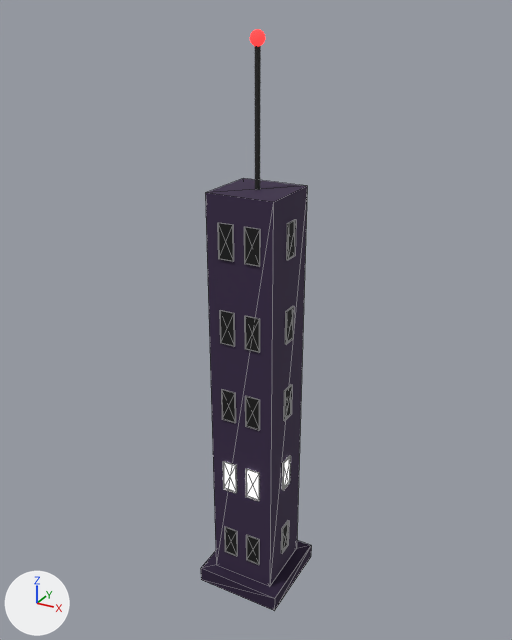
Renders of the glTF model public/models/building-database.glb from each side of a commit.
One viewpoint serves both versions: a 50 mm camera at (3.6, -6.58, 6.96) aimed at (-0.06, 0.09, 3.63). The axes (+X, +Y, +Z) are drawn at lower left. The lights are the same throughout. The older version comes first. Mesh edges are drawn as thin lines on the coarser meshes. Where no turn or scale is listed for an object, it has been applied to the vertices.

Objects in the first picture: 'antenna', 'base', 'body', 'win-f-0-0', 'win-f-0-1', 'win-f-1-0', 'win-f-1-1', 'win-f-2-0', 'win-f-2-1', 'win-f-3-0', 'win-f-3-1', 'win-f-4-0', 'win-f-4-1', 'win-r-0', 'win-r-1', 'win-r-2', 'win-r-3', 'win-r-4' and 1 more.
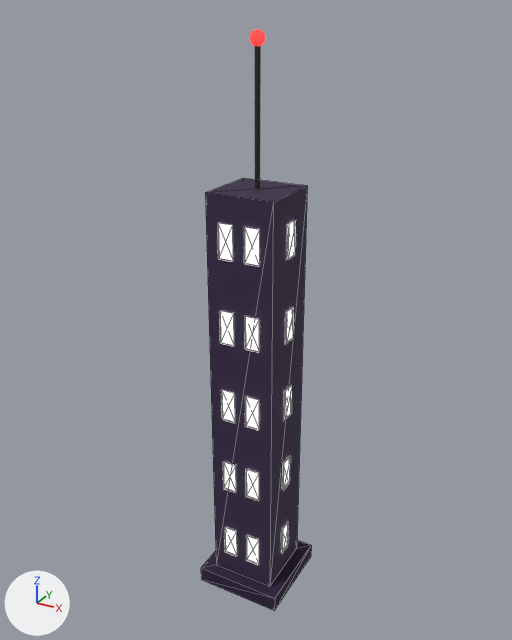
Changed parts and their boxes [x1, y1, x2, y2] in the pictures (512 x 640 px):
'win-f-4-1', recoloured, surface changed (black to white)
    both: [244, 227, 260, 267]
'win-f-4-0', recoloured, surface changed (black to white)
    both: [217, 223, 234, 262]
'win-f-3-1', recoloured, surface changed (black to white)
    both: [244, 316, 260, 353]
'win-f-3-0', recoloured, surface changed (black to white)
    both: [219, 310, 235, 347]
'win-f-2-1', recoloured, surface changed (black to white)
    both: [245, 396, 260, 431]
'win-f-2-0', recoloured, surface changed (black to white)
    both: [221, 389, 236, 423]
'win-f-0-1', recoloured, surface changed (black to white)
    both: [246, 535, 259, 565]
'win-r-4', recoloured, surface changed
    both: [286, 220, 296, 260]
'win-f-0-0', recoloured, surface changed (black to white)
    both: [224, 527, 237, 557]
'win-r-3', recoloured, surface changed
    both: [285, 306, 294, 345]
'win-r-2', recoloured, surface changed
    both: [283, 385, 292, 421]
'win-r-0', recoloured, surface changed
    both: [281, 521, 289, 554]

The change, as a list of edits to the scene's bpy script:
```text
Change mat_material_2:
    mat_material_2.base_color: (0.0103, 0.0103, 0.0103) -> (1.0, 1.0, 1.0)  # black #1a1a1a -> white #ffffff
    add mat_material_2.emission_strength = 1.0
```
